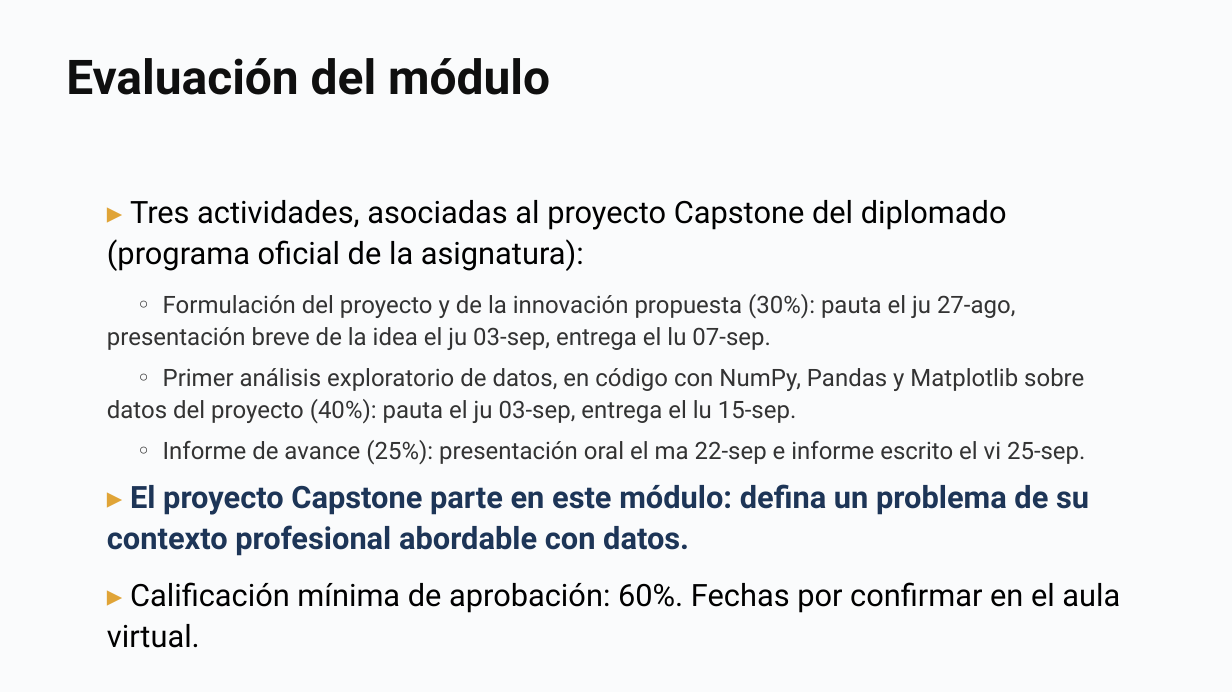
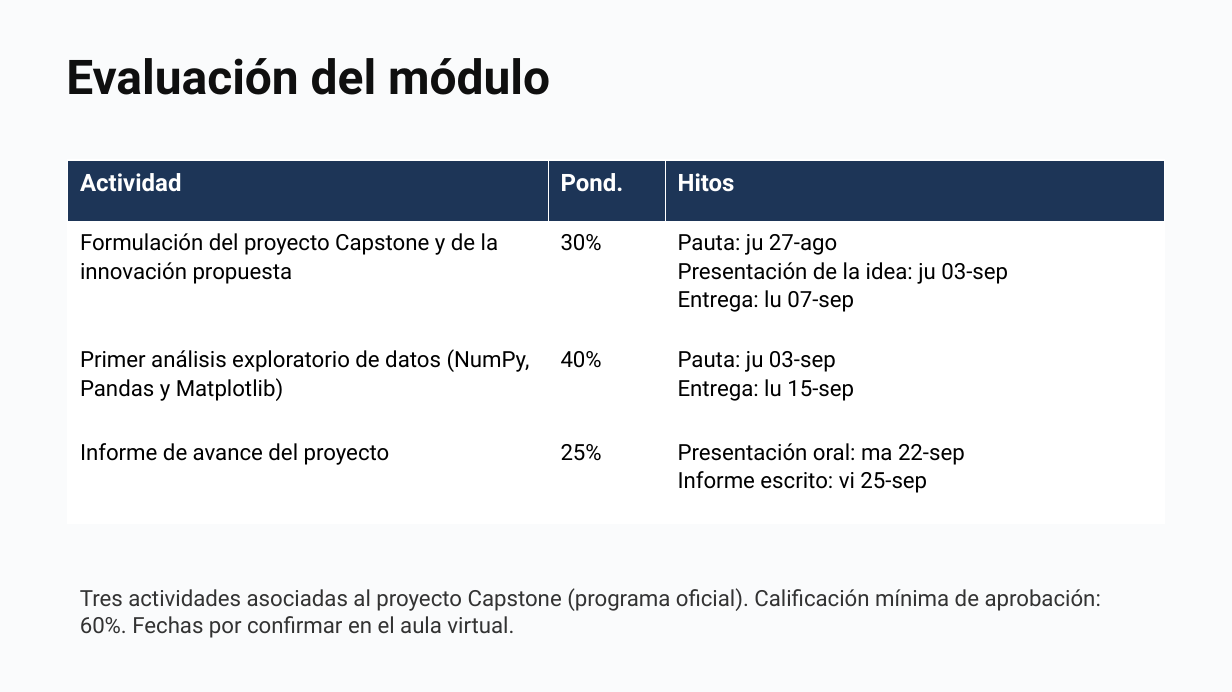
Before and after one commit to daniopitz/diplomado-cdd, a slide deck: slide 10 of presentaciones/clase01_fundamentos_ecosistema.pptx. Drawn at 1232x692 pixels with LibreOffice and Linux fonts; fonts in the diff are those of the drawing. Boxes give left, top, right and bottom in pixels: in the first picture for what was removed or moved away, otherwise in the second. Text is boxed around its words. In the diff, an @@ line names an element or a change of style, - is before the commit and + after.

```diff
--- a/presentaciones/clase01_fundamentos_ecosistema.pptx
+++ b/presentaciones/clase01_fundamentos_ecosistema.pptx
@@ table added at bbox=[68, 160, 1164, 524], 4 rows, 3 columns @@
+Actividad | Pond. | Hitos
+Formulación del proyecto Capstone y de la innovación propuesta | 30% | Pauta: ju 27-ago / Presentación de la idea: ju 03-sep / Entrega: lu 07-sep
+Primer análisis exploratorio de datos (NumPy, Pandas y Matplotlib) | 40% | Pauta: ju 03-sep / Entrega: lu 15-sep
+Informe de avance del proyecto | 25% | Presentación oral: ma 22-sep / Informe escrito: vi 25-sep
@@ text removed at bbox=[107, 200, 1120, 613] @@
-▸ Tres actividades, asociadas al proyecto Capstone del diplomado (programa oficial de la asignatura):
-◦ Formulación del proyecto y de la innovación propuesta (30%): pauta el ju 27-ago, presentación breve de la idea el ju 03-sep, entrega el lu 07-sep.
-◦ Primer análisis exploratorio de datos, en código con NumPy, Pandas y Matplotlib sobre datos del proyecto (40%): pauta el ju 03-sep, entrega el lu 15-sep.
-◦ Informe de avance (25%): presentación oral el ma 22-sep e informe escrito el vi 25-sep.
-▸ El proyecto Capstone parte en este módulo: defina un problema de su contexto profesional abordable con datos.
-▸ Calificación mínima de aprobación: 60%. Fechas por confirmar en el aula virtual.
@@ text added at bbox=[80, 588, 1101, 638], 13 pt, text #333333 @@
+Tres actividades asociadas al proyecto Capstone (programa oficial). Calificación mínima de aprobación: 60%. Fechas por confirmar en el aula virtual.
```
Also in this commit, not shown: 1 other file.
